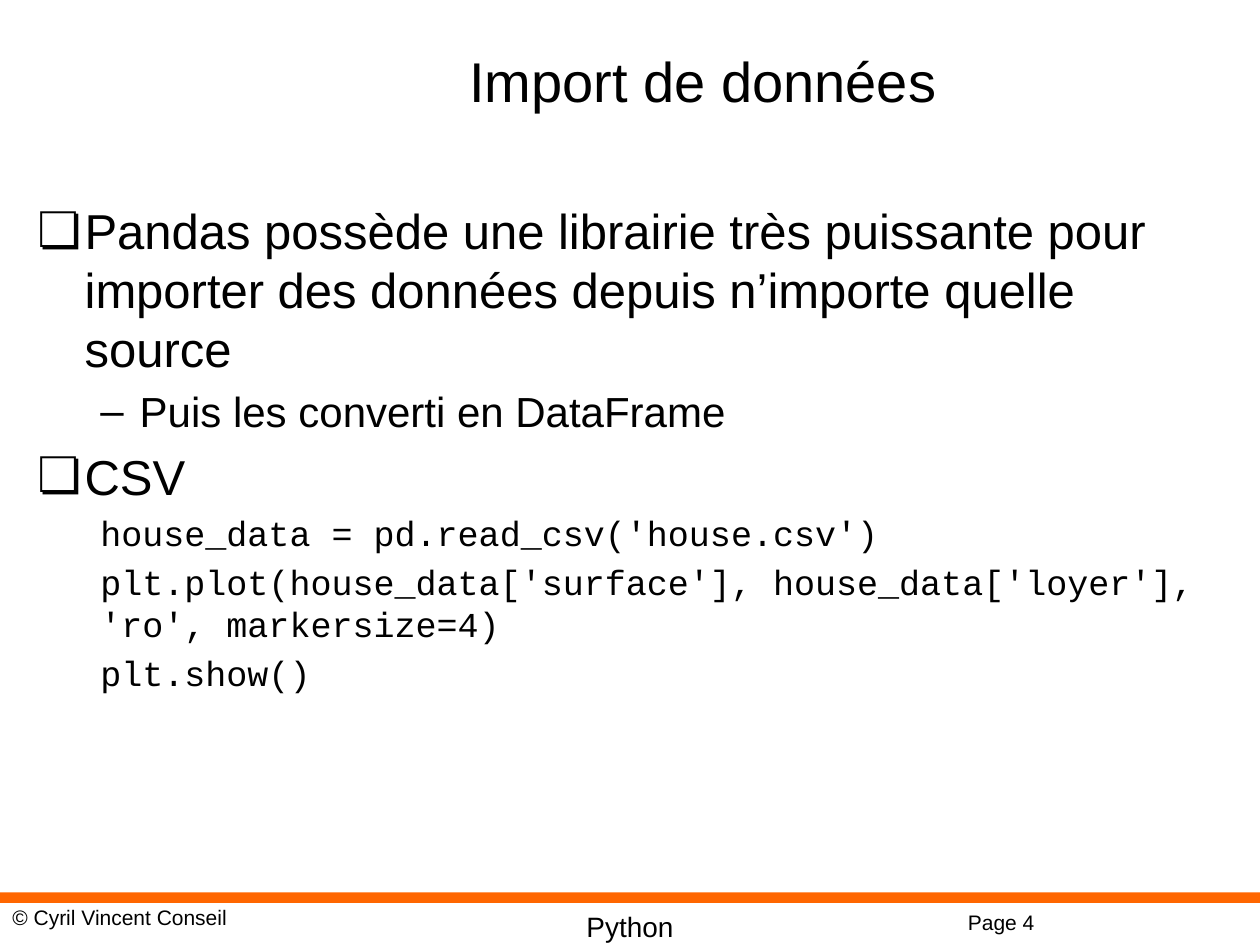
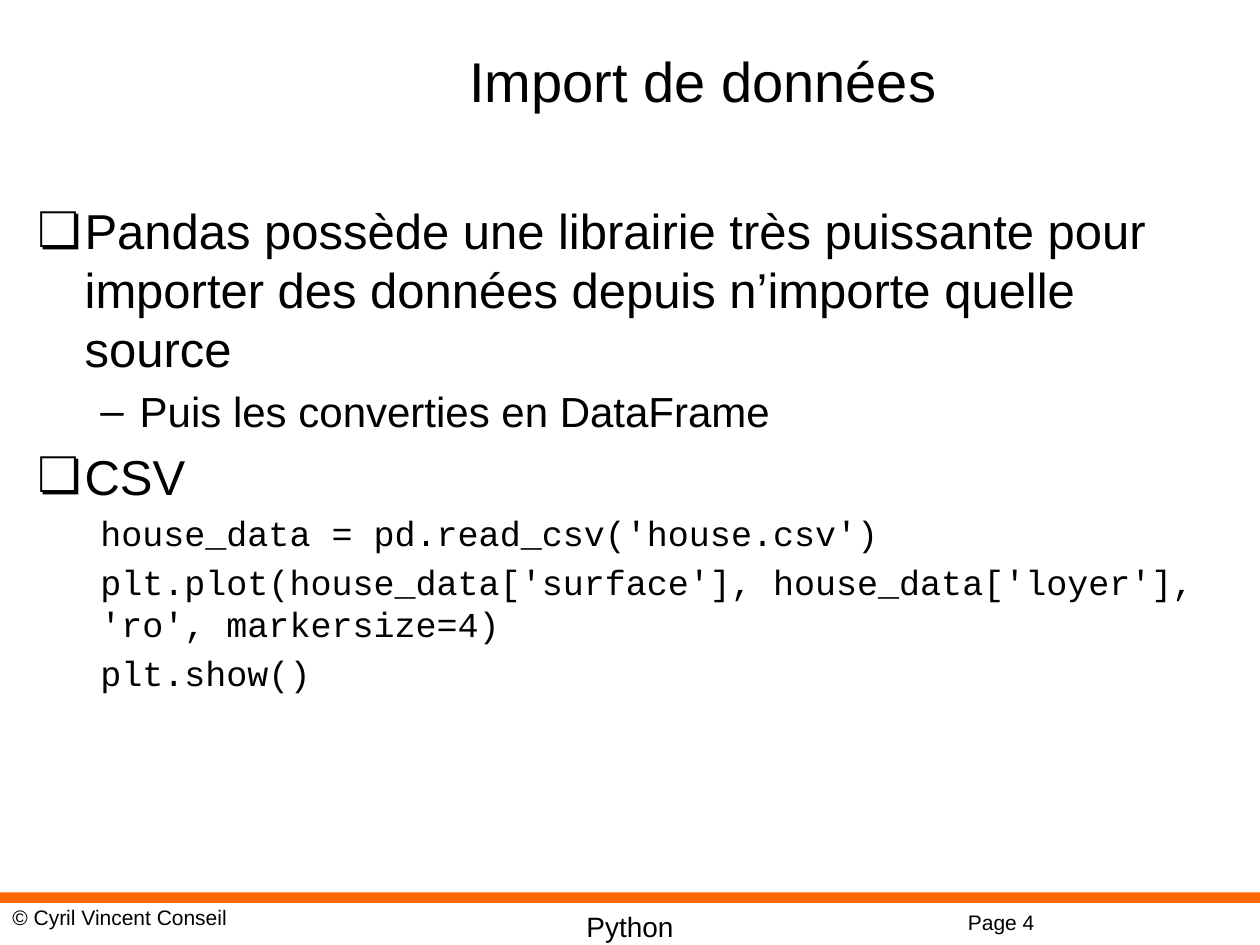
Before and after one commit to cyrilvincent/ML, a slide deck: slide 4 of PPT/MachineLearning12-Pandas.pptx. Drawn at 1260x945 pixels with LibreOffice and Linux fonts; fonts in the diff are those of the drawing; background and template pictures are left out. Boxes give left, top, right and bottom in pixels: in the first picture for what was removed or moved away, otherwise in the second. Text is boxed around its words. In the diff, an @@ line names an element or a change of style, - is before the commit and + after.

```diff
--- a/PPT/MachineLearning12-Pandas.pptx
+++ b/PPT/MachineLearning12-Pandas.pptx
@@ text at (x1=140, y1=396, x2=770, y2=428): text changed @@
-  – Puis les converti en DataFrame
+  – Puis les converties en DataFrame
```
Also in this commit, not shown: 5 other files.
